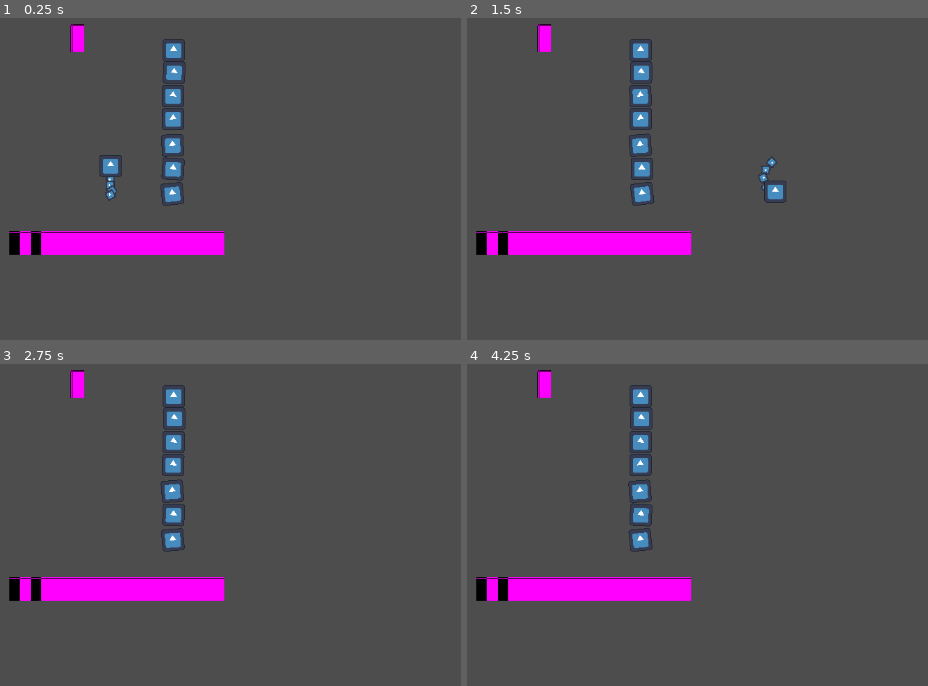
Above: before the commit, frames 1-4 (two rows, left to right).
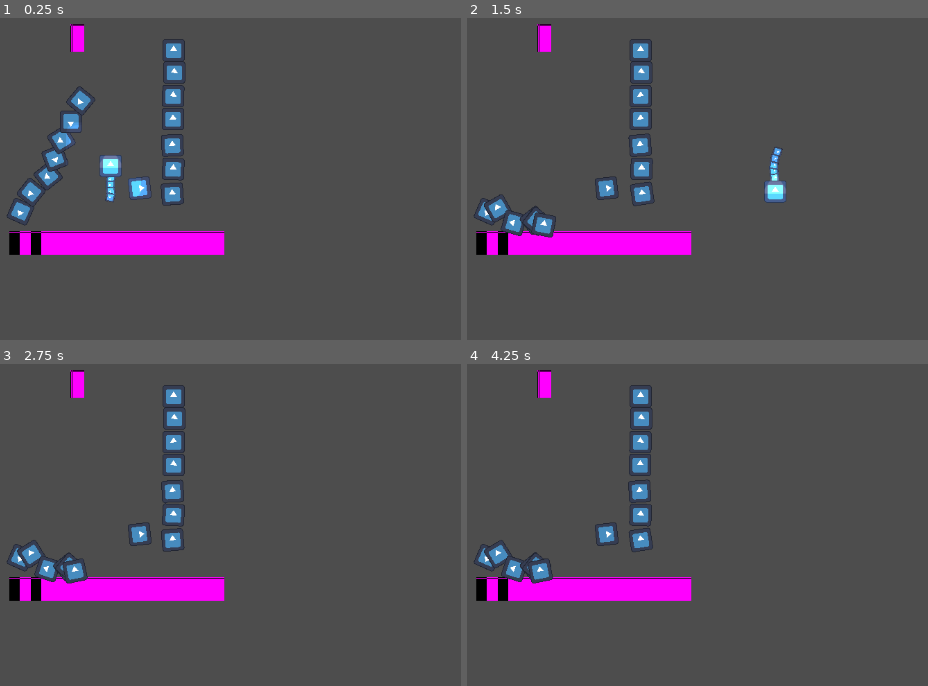
Above: after the commit, the same moments.

Repository: Daniel-M-C/CalgaryHacks2025
Game: Godot game, scene res://World/main_world.tscn
Same seed, same stepped clock (60 frames per second), same inputs: the game is played once before the commit and once after it. The engine's default icon, where the game draws it, is replaced by a stand-in: a white triangle on a blue panel in a dark square.
Inputs (mouse positions are in pixels of both pictures, inside the frame that each line leads up to):
- Up to frame 1 (0.25 s): no input
- Up to frame 2 (1.5 s): move the mouse to (881, 92) at 0.52 s; hold Space (action) 0.53-1.28 s; hold D (right) from 0.53 s (still down); tap W (up) at 0.77, 0.8, 1.07, 1.35 s; move the mouse to (545, 137) at 1.27 s
- Up to frame 3 (2.75 s): tap W (up) at 1.52, 1.82, 2.3 s; tap Space (action) at 1.55 s; move the mouse to (outside the picture) at 2.02 s; release D (right) at 2.03 s; hold A (left) from 2.03 s (still down); hold Space (action) from 2.03 s (still down)
- Up to frame 4 (4.25 s): move the mouse to (665, 550) at 2.77 s; release A (left) at 2.78 s; release Space (action) at 2.78 s; hold D (right) from 2.78 s (still down); click (665, 550) at 2.85 s; tap W (up) at 3.02, 3.32, 3.77, 3.8, 4.07 s; tap Space (action) at 3.05 s; move the mouse to (outside the picture) at 3.52 s; hold Space (action) from 3.53 s (still down)

The runs differ from the first frame. In frame 1, 2.3% of the frame differs, in the area x 1-41%, y 14-65%; in frame 2, 1.8%; in frame 3, 1.2%; in frame 4, 1.2%.

Commit message:
cable plug and sound

Diff:
--- a/World/main_world.tscn
+++ b/World/main_world.tscn
@@ -1,8 +1,9 @@
-[gd_scene load_steps=4 format=3 uid="uid://i5nl44n31aam"]
+[gd_scene load_steps=5 format=3 uid="uid://i5nl44n31aam"]
 
 [ext_resource type="PackedScene" uid="uid://dwryfod28727j" path="res://World/InteractibleObjects/draggable_platform.tscn" id="1_16qqv"]
 [ext_resource type="PackedScene" uid="uid://ctkpfei25vhd4" path="res://player_one.tscn" id="2_rocas"]
 [ext_resource type="PackedScene" uid="uid://bhsrdhvqho0uw" path="res://cable.tscn" id="3_r6447"]
+[ext_resource type="PackedScene" uid="uid://cvl2y5enk7w5q" path="res://plug.tscn" id="4_r6447"]
 
 [node name="MainWorld" type="Node2D"]
 
@@ -20,3 +21,11 @@
 
 [node name="Cable" parent="." instance=ExtResource("3_r6447")]
 position = Vector2(484, 232)
+
+[node name="Cable2" parent="." instance=ExtResource("3_r6447")]
+position = Vector2(264, 461)
+rotation = -2.72455
+
+[node name="Plug" parent="." instance=ExtResource("4_r6447")]
+position = Vector2(435, 429)
+rotation = -0.111598
--- a/cable.tscn
+++ b/cable.tscn
@@ -7,6 +7,7 @@
 [sub_resource type="CapsuleShape2D" id="CapsuleShape2D_jqrxp"]
 
 [sub_resource type="RectangleShape2D" id="RectangleShape2D_lxnu8"]
+size = Vector2(25, 25)
 
 [node name="Cable" type="Node2D"]
 
@@ -29,7 +30,8 @@
 
 [node name="CableBody" type="RigidBody2D" parent="."]
 position = Vector2(1, 30)
-collision_layer = 2
+collision_layer = 0
+inertia = 10.0
 
 [node name="Sprite2D" type="Sprite2D" parent="CableBody"]
 scale = Vector2(0.25, 0.25)
@@ -46,7 +48,8 @@
 
 [node name="CableBody2" type="RigidBody2D" parent="."]
 position = Vector2(0, 64)
-collision_layer = 2
+collision_layer = 0
+inertia = 10.0
 
 [node name="Sprite2D" type="Sprite2D" parent="CableBody2"]
 scale = Vector2(0.25, 0.25)
@@ -62,7 +65,8 @@
 
 [node name="CableBody3" type="RigidBody2D" parent="."]
 position = Vector2(0, 97)
-collision_layer = 2
+collision_layer = 0
+inertia = 10.0
 
 [node name="Sprite2D" type="Sprite2D" parent="CableBody3"]
 scale = Vector2(0.25, 0.25)
@@ -79,7 +83,8 @@
 
 [node name="CableBody4" type="RigidBody2D" parent="."]
 position = Vector2(-2, 135)
-collision_layer = 2
+collision_layer = 0
+inertia = 10.0
 
 [node name="Sprite2D" type="Sprite2D" parent="CableBody4"]
 scale = Vector2(0.25, 0.25)
@@ -95,7 +100,8 @@
 
 [node name="CableBody5" type="RigidBody2D" parent="."]
 position = Vector2(-1, 169)
-collision_layer = 2
+collision_layer = 0
+inertia = 10.0
 
 [node name="Sprite2D" type="Sprite2D" parent="CableBody5"]
 scale = Vector2(0.25, 0.25)
@@ -112,7 +118,7 @@
 [node name="CableEnd" type="RigidBody2D" parent="."]
 position = Vector2(-3, 205)
 collision_layer = 4
-collision_mask = 4
+inertia = 10.0
 
 [node name="Sprite2D" type="Sprite2D" parent="CableEnd"]
 scale = Vector2(0.25, 0.25)
--- a/player_one.gd
+++ b/player_one.gd
@@ -7,27 +7,35 @@
 var hp = MAX_HP
 var carry_objext = ""
 
-
 func _physics_process(delta):
 
 	if carry_objext:
-		if global_position.x - carry_objext.global_position.x > 25 or global_position.y - carry_objext.global_position.y > 25:
+		if global_position.x - carry_objext.global_position.x > 50 or global_position.y - carry_objext.global_position.y > 50:
 			$GrabPoint.set_node_b("")
 			carry_objext = ""
 
 
 	if not is_on_floor():
 		velocity += get_gravity() * delta
+		if velocity.y < 0:
+			pass # play jump up
+		if velocity.y > 0:
+			pass # play jump down
 
 	if Input.is_action_just_pressed("up") and is_on_floor():
 		velocity.y = JUMP_VELOCITY
+		$Audio/JumpSound.play()
+		pass # play jump start
+
 	var direction = Input.get_axis("left", "right")
 	if direction:
+		if velocity.y == 0:
+			pass # play walking
 		velocity.x = direction * SPEED
 		if velocity.x < 0:
-			$AnimatedSprite2D.scale.x = -0.25
+			$Sprite/AnimatedSprite2D.scale.x = -0.25
 		elif velocity.x > 0:
-			$AnimatedSprite2D.scale.x = 0.25
+			$Sprite/AnimatedSprite2D.scale.x = 0.25
 	else:
 		velocity.x = move_toward(velocity.x, 0, SPEED)
 
@@ -42,11 +50,35 @@
 
 	pass
 func _input(event):
+
 	if event.is_action_pressed("action"):
-		if $CarryArea.get_overlapping_bodies():
-			carry_objext = $CarryArea.get_overlapping_bodies()[0]
-			$GrabPoint.set_node_b(carry_objext.get_path())
+		if carry_objext:
+			if $InteractArea.get_overlapping_bodies():
+				var action_object = $InteractArea.get_overlapping_bodies()[0]
+				interact(action_object)
+			$GrabPoint.set_node_b("")
+			carry_objext = ""
+
+
+		else:
+			if $InteractArea.get_overlapping_bodies():
+				var action_object = $InteractArea.get_overlapping_bodies()[0]
+				interact(action_object)
+			if $CarryArea.get_overlapping_bodies():
+				carry_objext = $CarryArea.get_overlapping_bodies()[0]
+				$GrabPoint.set_node_b(carry_objext.get_path())
 
 			pass
+
 		pass
 	pass
+
+func interact(action_object: Node):
+	if action_object.is_in_group("plug"):
+		if carry_objext:
+			action_object.connect_plug(carry_objext)
+		else:
+			action_object.disconnect_plug()
+
+		pass
+	pass
--- a/player_one.tscn
+++ b/player_one.tscn
@@ -1,7 +1,45 @@
-[gd_scene load_steps=14 format=3 uid="uid://ctkpfei25vhd4"]
+[gd_scene load_steps=16 format=3 uid="uid://ctkpfei25vhd4"]
 
 [ext_resource type="Script" uid="uid://dr5a27ra4y5ll" path="res://player_one.gd" id="1_oi0yx"]
 [ext_resource type="Texture2D" uid="uid://bd4baj72jb54t" path="res://icon.svg" id="2_chexb"]
+[ext_resource type="AudioStream" uid="uid://c0iqnvgkyy3vq" path="res://bark.wav" id="3_qx3xb"]
+[ext_resource type="AudioStream" uid="uid://d0b7p4iktdpaa" path="res://realjump.wav" id="4_0h8gg"]
+
+[sub_resource type="CapsuleShape2D" id="CapsuleShape2D_oe7yg"]
+radius = 14.0
+
+[sub_resource type="CircleShape2D" id="CircleShape2D_oi0yx"]
+radius = 15.0
+
+[sub_resource type="Curve" id="Curve_oi0yx"]
+_data = [Vector2(0.0367647, 0.988764), 0.0, 0.0, 0, 0, Vector2(0.911765, 0), 0.0, 0.0, 0, 0]
+point_count = 2
+
+[sub_resource type="CurveTexture" id="CurveTexture_chexb"]
+curve = SubResource("Curve_oi0yx")
+
+[sub_resource type="Gradient" id="Gradient_qx3xb"]
+colors = PackedColorArray(0.827451, 0, 0, 1, 1, 1, 1, 1)
+
+[sub_resource type="GradientTexture1D" id="GradientTexture1D_0h8gg"]
+gradient = SubResource("Gradient_qx3xb")
+
+[sub_resource type="ParticleProcessMaterial" id="ParticleProcessMaterial_oe7yg"]
+lifetime_randomness = 1.0
+particle_flag_disable_z = true
+emission_shape = 3
+emission_box_extents = Vector3(10, 4, 1)
+gravity = Vector3(0, 50, 0)
+color = Color(0.82881, 2.71939e-06, 5.77569e-07, 1)
+color_ramp = SubResource("GradientTexture1D_0h8gg")
+alpha_curve = SubResource("CurveTexture_chexb")
+
+[sub_resource type="CapsuleShape2D" id="CapsuleShape2D_chexb"]
+radius = 1.0
+height = 2.0
+
+[sub_resource type="CircleShape2D" id="CircleShape2D_chexb"]
+radius = 37.054
 
 [sub_resource type="AtlasTexture" id="AtlasTexture_qx3xb"]
 atlas = ExtResource("2_chexb")
@@ -18,51 +56,10 @@
 "speed": 5.0
 }]
 
-[sub_resource type="CapsuleShape2D" id="CapsuleShape2D_oe7yg"]
-radius = 14.0
-
-[sub_resource type="CircleShape2D" id="CircleShape2D_oi0yx"]
-radius = 15.0
-
-[sub_resource type="Curve" id="Curve_oi0yx"]
-_data = [Vector2(0.0367647, 0.988764), 0.0, 0.0, 0, 0, Vector2(0.911765, 0), 0.0, 0.0, 0, 0]
-point_count = 2
-
-[sub_resource type="CurveTexture" id="CurveTexture_chexb"]
-curve = SubResource("Curve_oi0yx")
-
-[sub_resource type="Gradient" id="Gradient_qx3xb"]
-colors = PackedColorArray(0.827451, 0, 0, 1, 1, 1, 1, 1)
-
-[sub_resource type="GradientTexture1D" id="GradientTexture1D_0h8gg"]
-gradient = SubResource("Gradient_qx3xb")
-
-[sub_resource type="ParticleProcessMaterial" id="ParticleProcessMaterial_oe7yg"]
-lifetime_randomness = 1.0
-particle_flag_disable_z = true
-emission_shape = 3
-emission_box_extents = Vector3(10, 4, 1)
-gravity = Vector3(0, 50, 0)
-color = Color(0.82881, 2.71939e-06, 5.77569e-07, 1)
-color_ramp = SubResource("GradientTexture1D_0h8gg")
-alpha_curve = SubResource("CurveTexture_chexb")
-
-[sub_resource type="CapsuleShape2D" id="CapsuleShape2D_chexb"]
-radius = 1.0
-height = 2.0
-
-[sub_resource type="CircleShape2D" id="CircleShape2D_chexb"]
-radius = 37.054
-
 [node name="PlayerOne" type="CharacterBody2D"]
 z_index = 3
+collision_layer = 0
 script = ExtResource("1_oi0yx")
-
-[node name="AnimatedSprite2D" type="AnimatedSprite2D" parent="."]
-z_index = 3
-position = Vector2(1.90735e-06, -0.999998)
-scale = Vector2(0.25, 0.25)
-sprite_frames = SubResource("SpriteFrames_0h8gg")
 
 [node name="CollisionShape2D" type="CollisionShape2D" parent="."]
 shape = SubResource("CapsuleShape2D_oe7yg")
@@ -94,6 +91,8 @@
 position = Vector2(0, -3)
 collision_layer = 0
 collision_mask = 0
+mass = 0.5
+inertia = 15.0
 
 [node name="Sprite2D" type="Sprite2D" parent="Tail/TailBody"]
 scale = Vector2(0.1, 0.1)
@@ -112,6 +111,8 @@
 position = Vector2(-9, -3)
 collision_layer = 0
 collision_mask = 0
+mass = 0.5
+inertia = 15.0
 
 [node name="Sprite2D" type="Sprite2D" parent="Tail/TailBody2"]
 scale = Vector2(0.1, 0.1)
@@ -129,6 +130,8 @@
 position = Vector2(-19, -3)
 collision_layer = 0
 collision_mask = 0
+mass = 0.5
+inertia = 15.0
 
 [node name="Sprite2D" type="Sprite2D" parent="Tail/TailBody3"]
 scale = Vector2(0.1, 0.1)
@@ -147,6 +150,8 @@
 position = Vector2(-27, -3)
 collision_layer = 0
 collision_mask = 0
+mass = 0.5
+inertia = 15.0
 
 [node name="Sprite2D" type="Sprite2D" parent="Tail/TailBody4"]
 scale = Vector2(0.1, 0.1)
@@ -165,6 +170,8 @@
 position = Vector2(-36, -3)
 collision_layer = 0
 collision_mask = 0
+mass = 0.5
+inertia = 15.0
 
 [node name="Sprite2D" type="Sprite2D" parent="Tail/TailBody5"]
 scale = Vector2(0.1, 0.1)
@@ -182,6 +189,8 @@
 position = Vector2(-45, -3)
 collision_layer = 0
 collision_mask = 0
+mass = 0.5
+inertia = 15.0
 
 [node name="Sprite2D" type="Sprite2D" parent="Tail/TailBody6"]
 scale = Vector2(0.1, 0.1)
@@ -199,8 +208,35 @@
 position = Vector2(0, -5)
 shape = SubResource("CircleShape2D_chexb")
 
+[node name="InteractArea" type="Area2D" parent="."]
+collision_layer = 2
+collision_mask = 2
+
+[node name="CollisionShape2D" type="CollisionShape2D" parent="InteractArea"]
+position = Vector2(0, -5)
+shape = SubResource("CircleShape2D_chexb")
+
 [node name="GrabPoint" type="PinJoint2D" parent="."]
 node_a = NodePath("..")
 softness = 5.0
 
+[node name="Audio" type="Node2D" parent="."]
+
+[node name="BarkSound" type="AudioStreamPlayer2D" parent="Audio"]
+stream = ExtResource("3_qx3xb")
+
+[node name="JumpSound" type="AudioStreamPlayer2D" parent="Audio"]
+stream = ExtResource("4_0h8gg")
+
+[node name="Sprite" type="Node2D" parent="."]
+
+[node name="PointLight2D" type="PointLight2D" parent="Sprite"]
+texture = ExtResource("2_chexb")
+
+[node name="AnimatedSprite2D" type="AnimatedSprite2D" parent="Sprite"]
+z_index = 3
+position = Vector2(1.90735e-06, -0.999998)
+scale = Vector2(0.25, 0.25)
+sprite_frames = SubResource("SpriteFrames_0h8gg")
+
 [connection signal="body_entered" from="HurtBox" to="." method="_on_hurt_box_body_entered"]
--- /dev/null
+++ b/plug.gd
@@ -0,0 +1,14 @@
+extends StaticBody2D
+
+func _ready():
+	pass
+
+func _process(delta):
+	pass
+
+func connect_plug(cable):
+	print(cable)
+	$PinJoint2D.set_node_b(cable.get_path())
+	pass
+func disconnect_plug():
+	$PinJoint2D.set_node_b("")
--- /dev/null
+++ b/plug.tscn
@@ -0,0 +1,22 @@
+[gd_scene load_steps=4 format=3 uid="uid://cvl2y5enk7w5q"]
+
+[ext_resource type="Script" uid="uid://duye14jf3arkc" path="res://plug.gd" id="1_5w8tk"]
+[ext_resource type="Texture2D" uid="uid://bd4baj72jb54t" path="res://icon.svg" id="1_fjqrt"]
+
+[sub_resource type="RectangleShape2D" id="RectangleShape2D_5w8tk"]
+size = Vector2(25, 25)
+
+[node name="Plug" type="StaticBody2D" groups=["plug"]]
+collision_layer = 2
+script = ExtResource("1_5w8tk")
+
+[node name="CollisionShape2D" type="CollisionShape2D" parent="."]
+shape = SubResource("RectangleShape2D_5w8tk")
+
+[node name="Sprite2D" type="Sprite2D" parent="."]
+rotation = 1.5708
+scale = Vector2(0.25, 0.25)
+texture = ExtResource("1_fjqrt")
+
+[node name="PinJoint2D" type="PinJoint2D" parent="."]
+node_a = NodePath("..")
--- a/project.godot
+++ b/project.godot
@@ -46,7 +46,7 @@
 [layer_names]
 
 2d_physics/layer_1="Tiles"
-2d_physics/layer_2="nvm"
+2d_physics/layer_2="AnimalAction"
 2d_physics/layer_3="AnimalCarry"
 2d_physics/layer_4="PlayerHurter"
 
Not shown, added: bark.wav.import
Not shown, added: industrial-weird-loop-machines-ambience_136bpm_F.wav.import
Not shown, added: machineamb1.wav.import
Not shown, added: plug.gd.uid
Not shown, added: realjump.wav.import
Not shown, added: bark.wav
Not shown, added: industrial-weird-loop-machines-ambience_136bpm_F.wav
Not shown, added: machineamb1.wav
Not shown, added: realjump.wav
